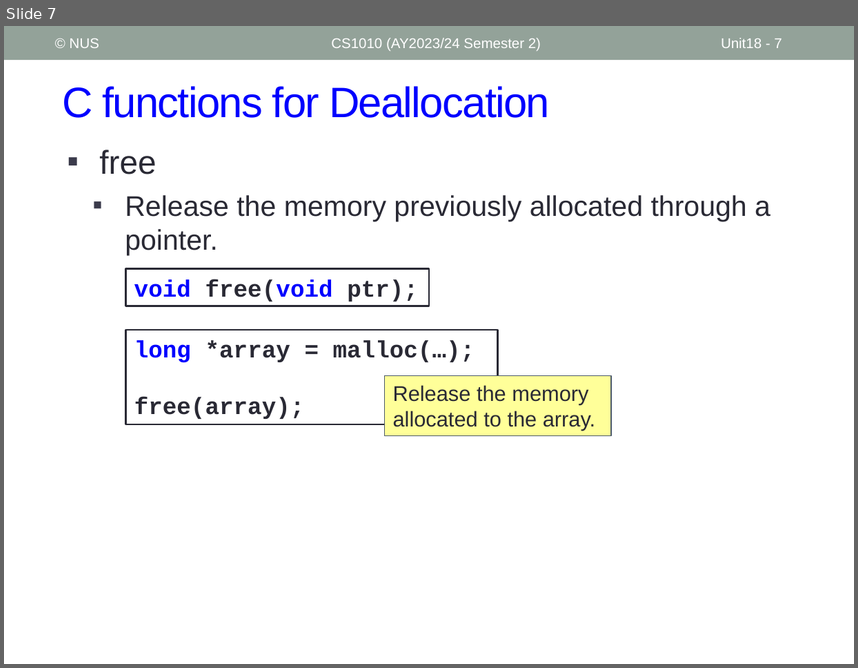
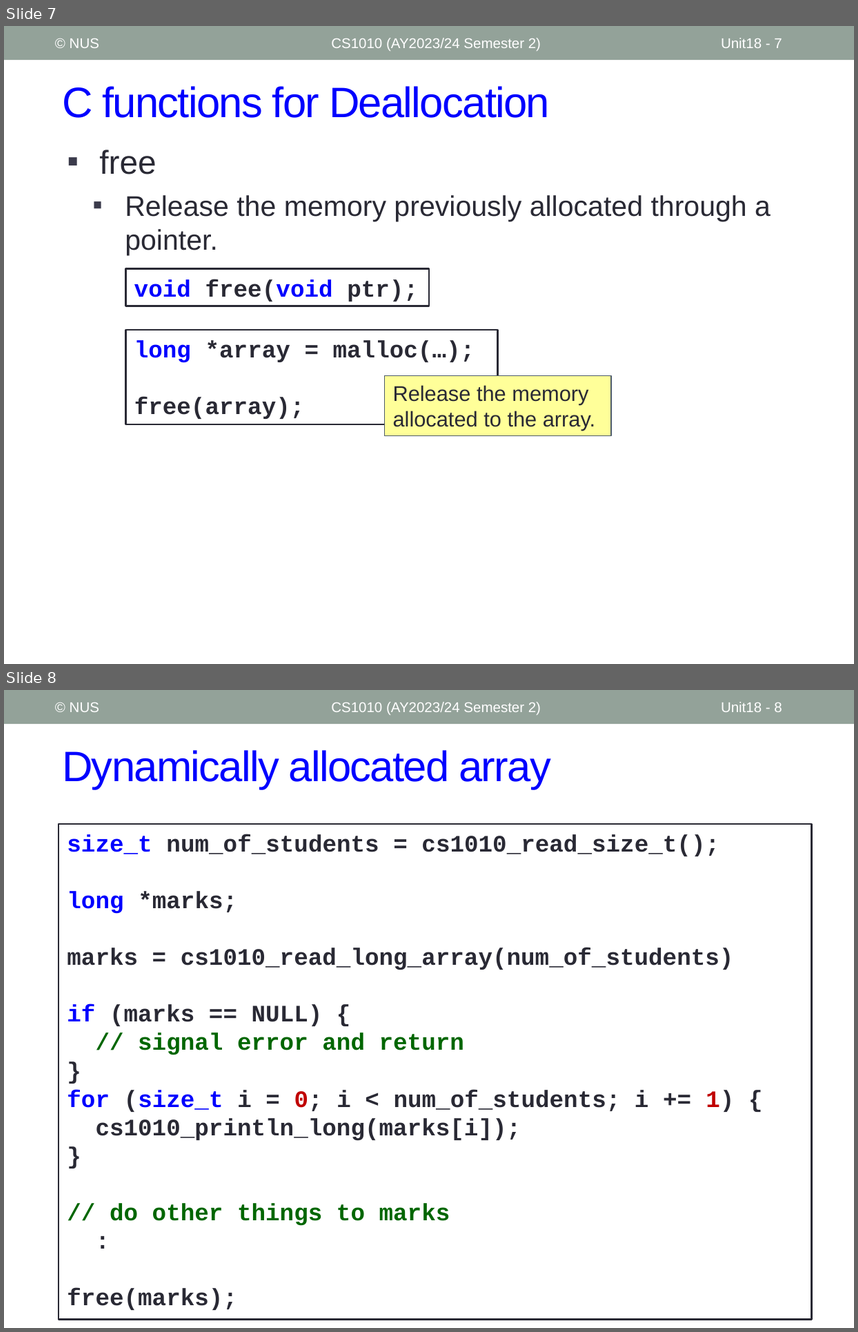
Before and after one commit to nus-cs1010-2425-s2/website, a slide deck: slides/Unit17_Heap.pptx. Shown one above the other, each under a label of ours: slide 7 before the commit, slides 7 and 8 after it. The pictures are 858x668 and 858x1332 pixels, drawn with LibreOffice and Linux fonts; fonts in the diff are those of the drawing. Boxes give left, top, right and bottom in pixels: in the first picture for what was removed or moved away, otherwise in the second. Text is boxed around its words. In the diff, an @@ line names an element or a change of style, - is before the commit and + after.

```diff
--- a/slides/Unit17_Heap.pptx
+++ b/slides/Unit17_Heap.pptx
@@ slide 8 added at <box>4,690,854,1328</box>, background #FFFFFF; not listed: 1 template element that a slide beside it also shows @@
@@ text added at <box>70,702,99,712</box>, 12 pt, text #FFFFFF @@
+© NUS
@@ text added at <box>331,702,541,715</box>, 12 pt, text #FFFFFF @@
+CS1010 (AY2023/24 Semester 2)
@@ page number added at <box>721,702,782,712</box>, 12 pt, text #FFFFFF @@
+Unit18 - 8
@@ title added at <box>62,750,551,789</box>, 36 pt, text #0000FF @@
+Dynamically allocated array
@@ rectangle added at <box>59,823,811,1318</box>, fill #FFFFFF, outline #292934 1.5 pt, 20 pt, text #292934, bold @@
+size_t num_of_students = cs1010_read_size_t();
+long *marks;
+marks = cs1010_read_long_array(num_of_students)
+if (marks == NULL) {
+// signal error and return
+}
+for (size_t i = 0; i < num_of_students; i += 1) {
+cs1010_println_long(marks[i]);
+}
+// do other things to marks
+:
+free(marks);
```
Also in this commit, not shown: 1 other file.
